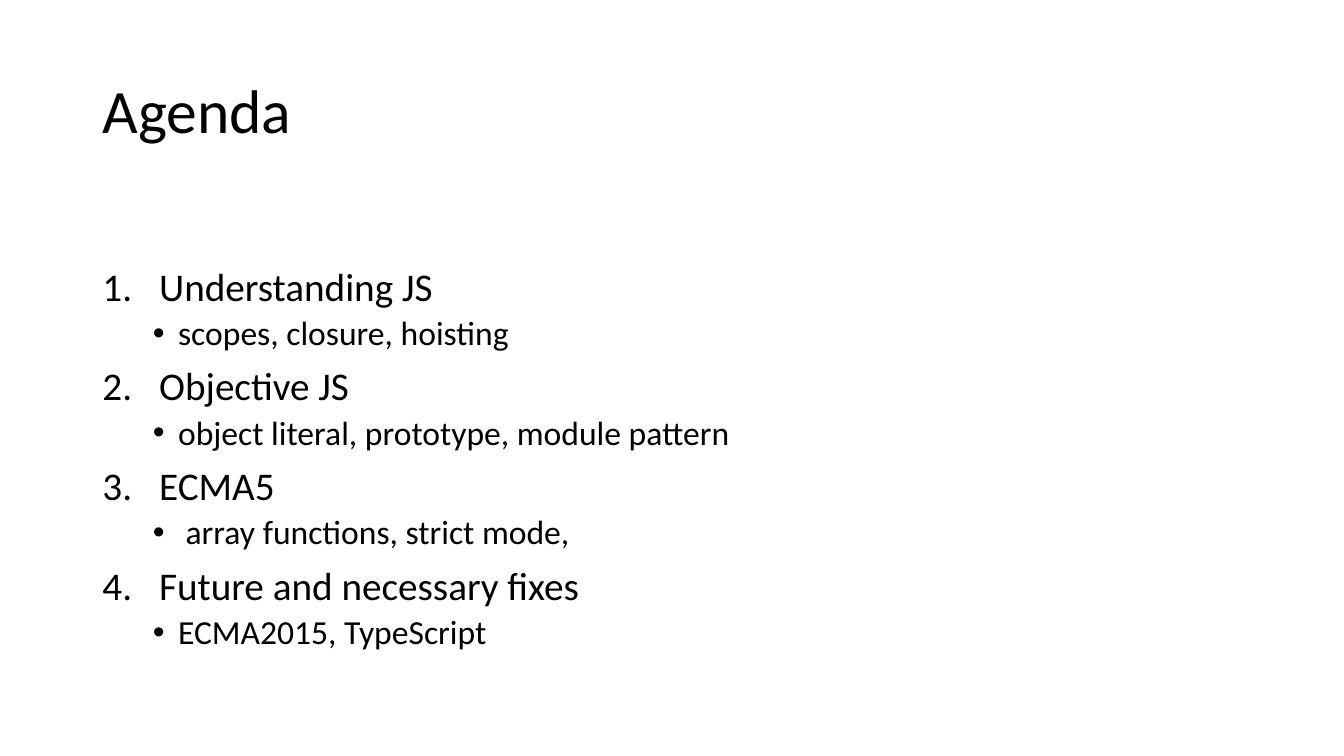
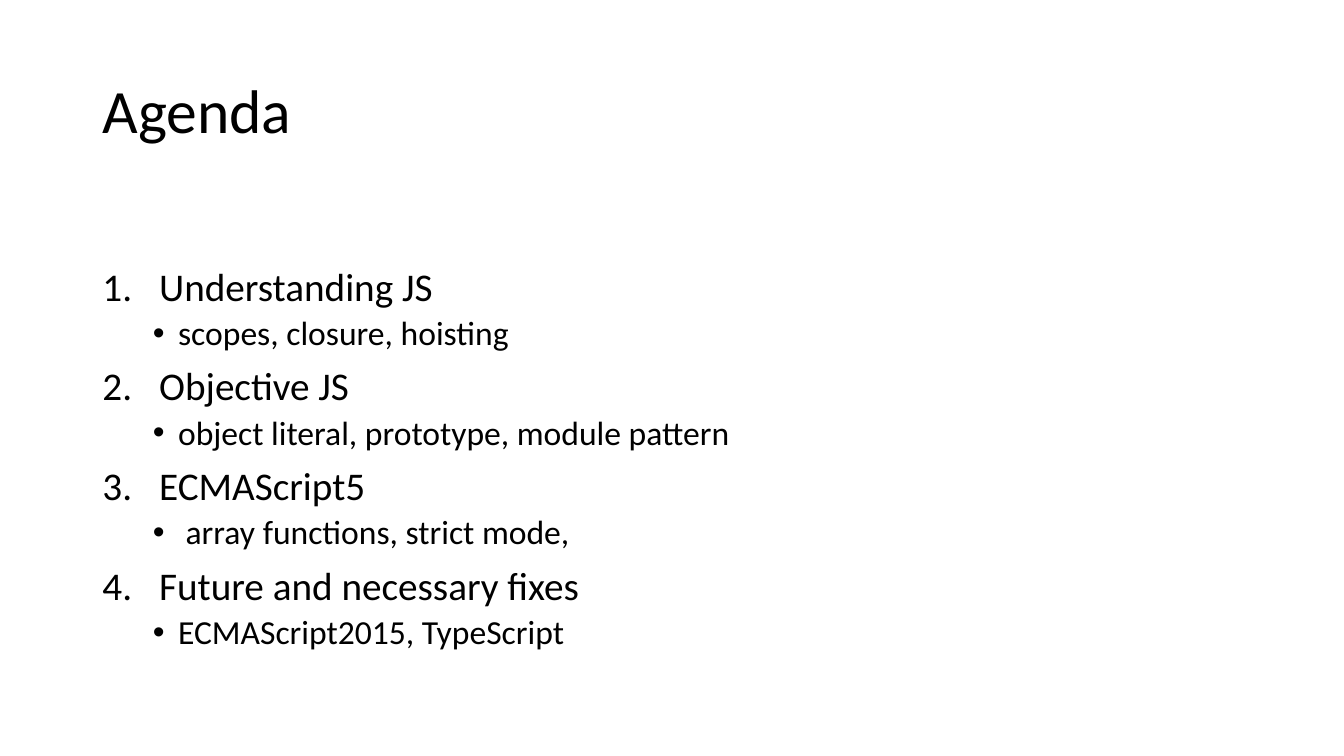
Before and after one commit to dankrz/JsTraining, a slide deck: slide 3 of JsTraining-presentation/JS Training.pptx. Drawn at 1344x756 pixels with LibreOffice and Linux fonts; fonts in the diff are those of the drawing. Boxes give left, top, right and bottom in pixels: in the first picture for what was removed or moved away, otherwise in the second. Text is boxed around its words. In the diff, an @@ line names an element or a change of style, - is before the commit and + after.

```diff
--- a/JsTraining-presentation/JS Training.pptx
+++ b/JsTraining-presentation/JS Training.pptx
@@ text at (x1=159, y1=473, x2=365, y2=507): text changed @@
-3. ECMA5
+3. ECMAScript5
@@ text at (x1=178, y1=621, x2=564, y2=650): text changed @@
-  • ECMA2015, TypeScript
+  • ECMAScript2015, TypeScript
```
Also in this commit, not shown: 2 slides added, 1 other file.
